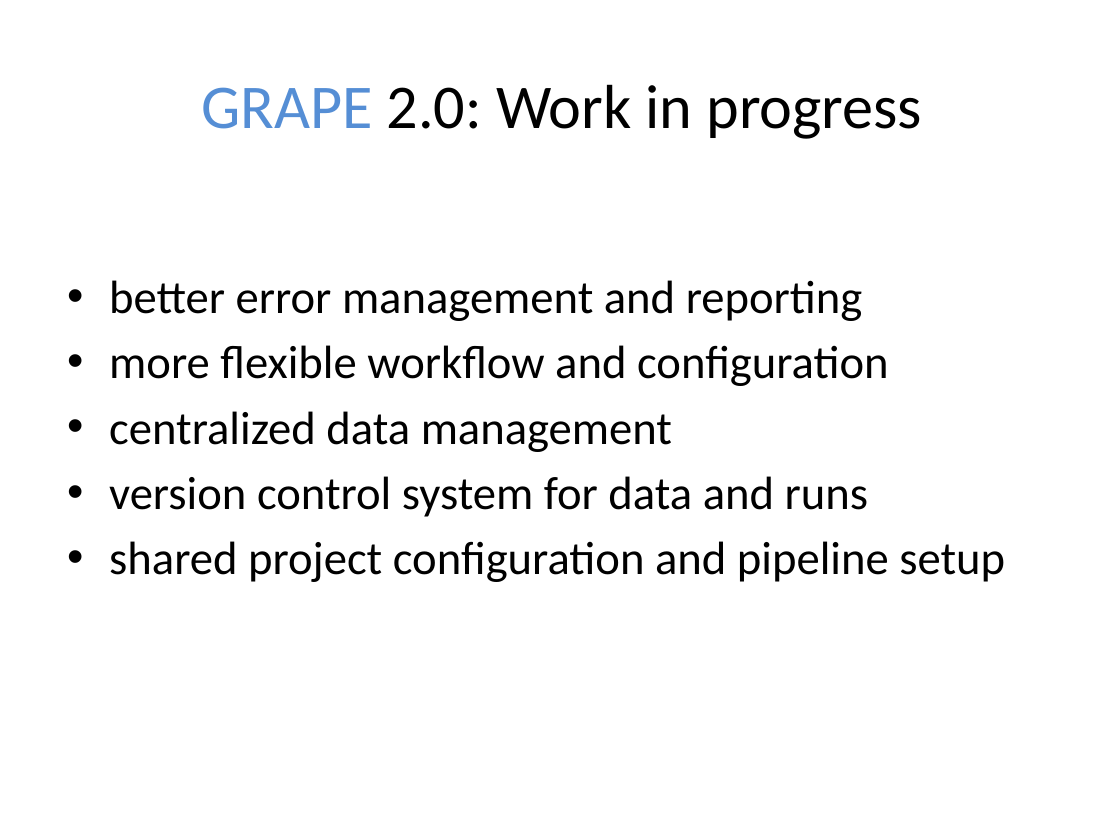
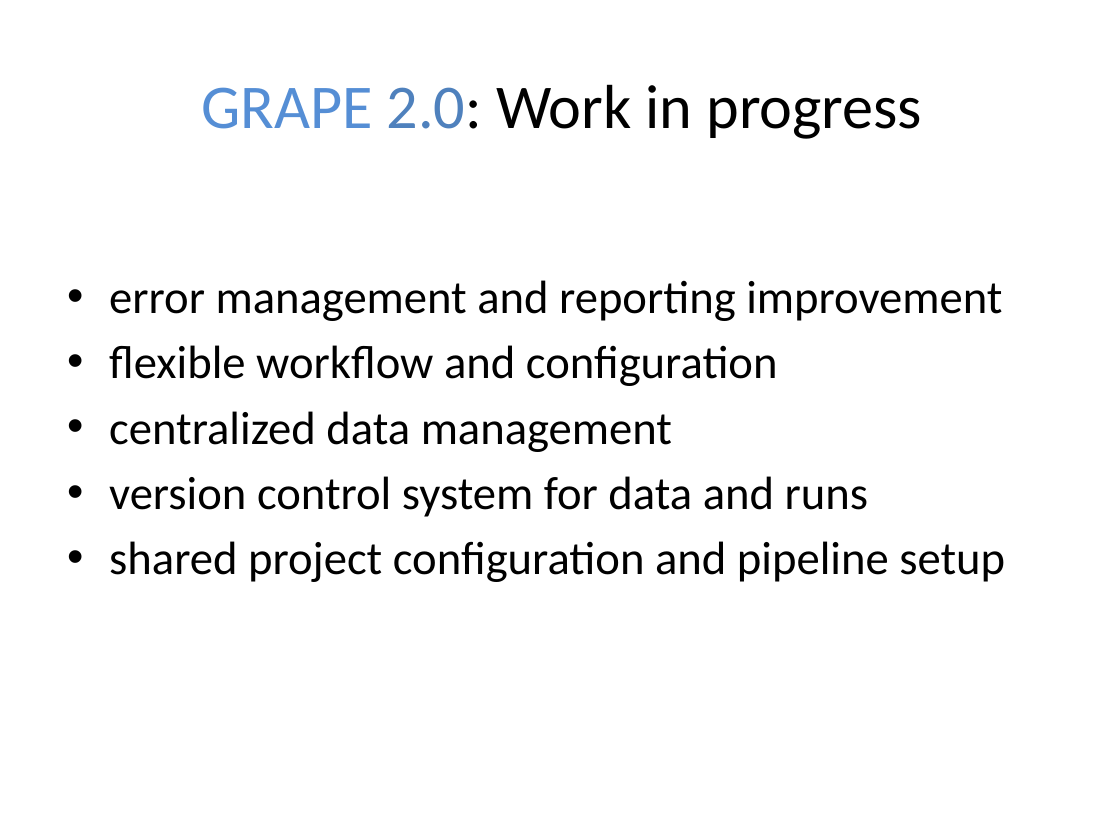
Before and after one commit to emi80/presentations, a slide deck: slide 6 of GRAPE/GRAPE.pptx. Drawn at 1120x840 pixels with LibreOffice and Linux fonts; fonts in the diff are those of the drawing. Boxes give left, top, right and bottom in pixels: in the first picture for what was removed or moved away, otherwise in the second. Text is boxed around its words. In the diff, an @@ line names an element or a change of style, - is before the commit and + after.

```diff
--- a/GRAPE/GRAPE.pptx
+++ b/GRAPE/GRAPE.pptx
@@ title "GRAPE 2.0: Work in progress" at box(201, 84, 922, 139): text colour #000000 to #4F81BD in "2.0:" @@
@@ text at box(109, 280, 1002, 386): text changed @@
-• better error management and reporting
-• more flexible workflow and configuration
+• error management and reporting improvement
+• flexible workflow and configuration
```
Also in this commit, not shown: 4 other slides changed, 1 slide removed.
